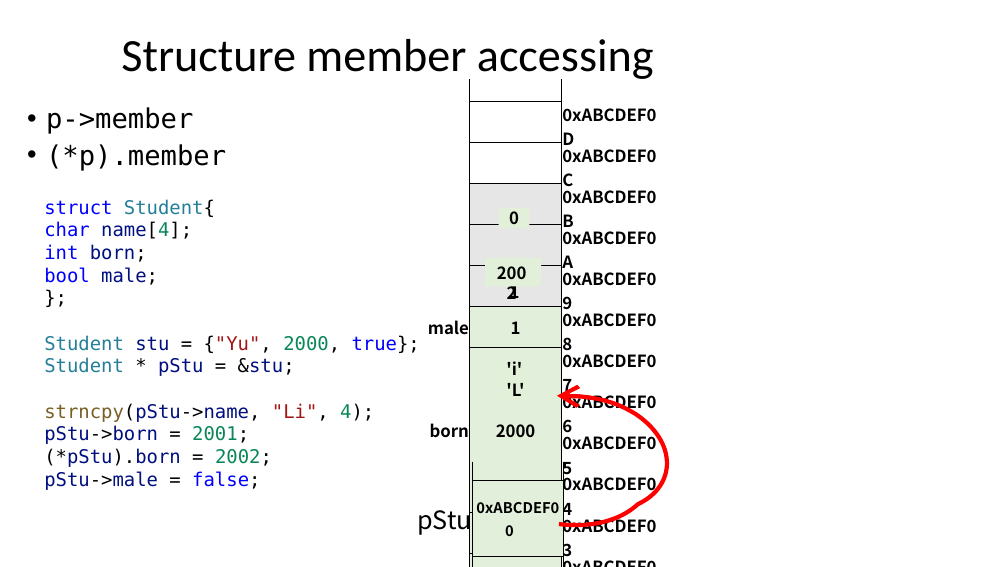
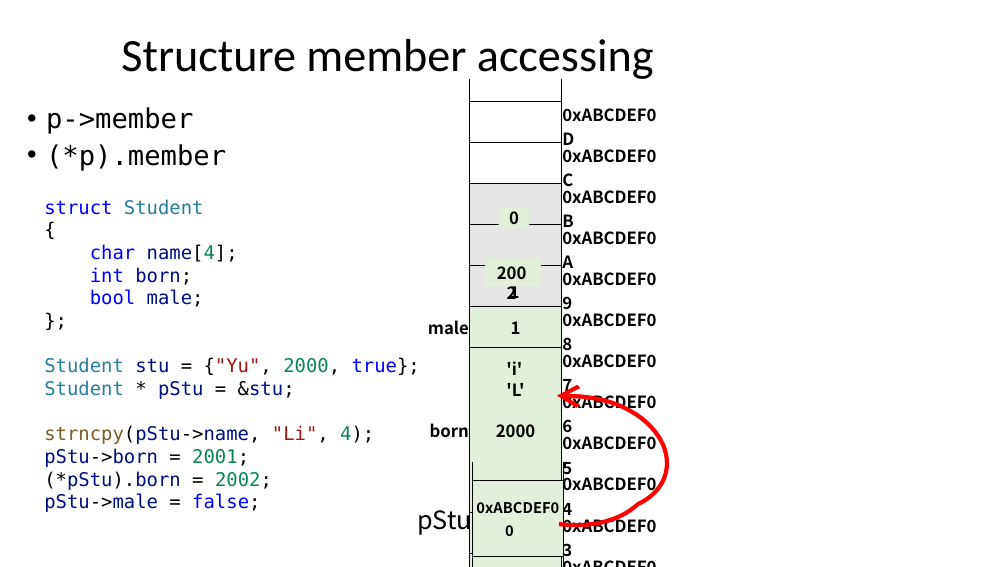
Before and after one commit to dayekuaipao/CPPLearning, a slide deck: slide 5 of week05/Lecture05.pptx. Drawn at 1008x567 pixels with LibreOffice and Linux fonts; fonts in the diff are those of the drawing; background and template pictures are left out. Boxes give left, top, right and bottom in pixels: in the first picture for what was removed or moved away, otherwise in the second. Text is boxed around its words. In the diff, an @@ line names an element or a change of style, - is before the commit and + after.

```diff
--- a/week05/Lecture05.pptx
+++ b/week05/Lecture05.pptx
@@ text at [44,199,204,215]: text changed @@
-struct Student{
+struct Student
+{
```
Also in this commit, not shown: 2 other slides changed, 13 other files.
